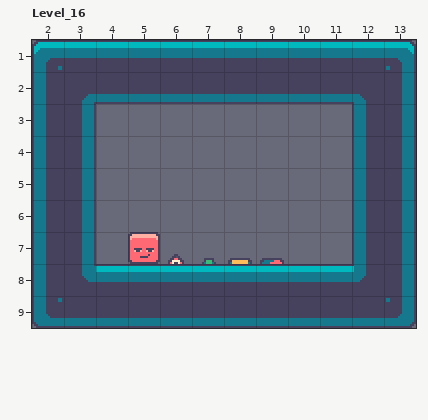
Level history. LDtk project: assets/world.ldtk. This is how it looked before the edit.
Cells are 16x16 px. Shown: Level_16 x 2..13, y 1..9. The commit also changed other parts of the map, which this record leaves out.
Now the later version:
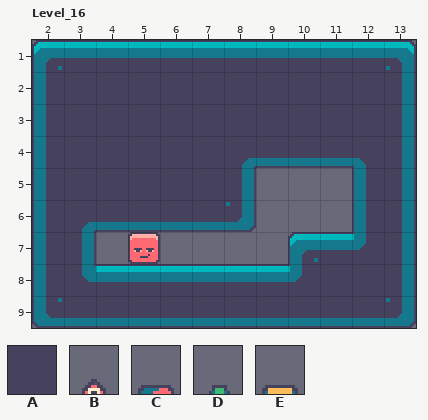
Key: from "IntGrid": A 1 "block"; from "SoftVibe14": B 35, C 59, D 69, E 70.
_ is an empty cell.
Objects are placed by their top-left corner, in cells (3,4 is the top-left corner of cell 3,4); size is 1x1 cell unless given.
What changed:
Layer "IntGrid":
y 3..4: x 4..11 ________ -> AAAAAAAA
y 5..6: x 4..8 _____ -> AAAAA
y 7: x 10..11 __ -> AA
Layer "Entities":
removed: E "SlidePower" at 8,7
removed: C "MagnetPower" at 9,7
removed: B "DevNull" at 6,7
removed: D "JumpPower" at 7,7
